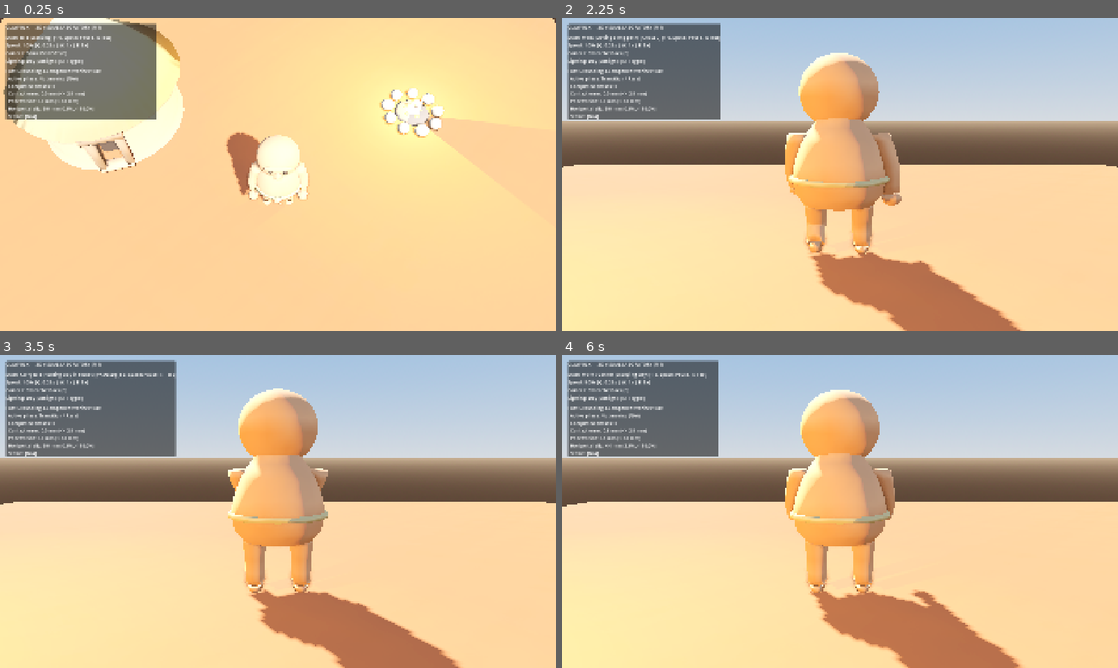
Above: before the commit, frames 1-4 (two rows, left to right).
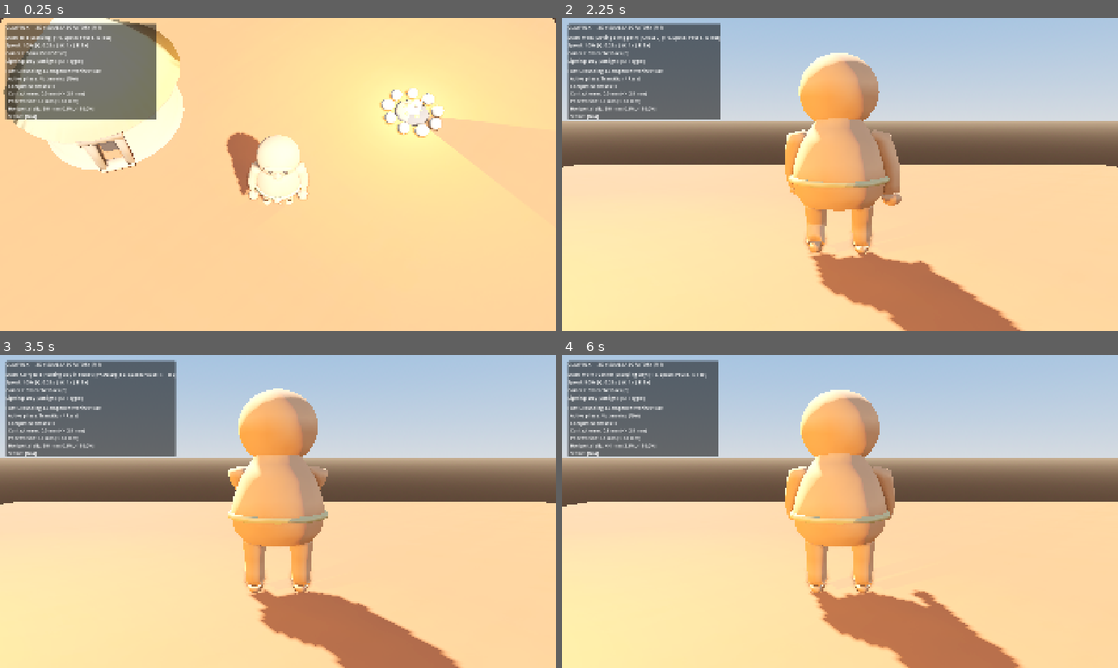
Above: after the commit, the same moments.

Repository: grisha20/clay-colonies
Game: Godot game, scene res://scenes/lab/resident_lab.tscn
Two runs of this game, one before a commit and one after it. Both use one fixed random seed, a clock stepped at 60 frames per second and the inputs below.
Inputs:
- Up to frame 1 (0.25 s): no input
- Up to frame 2 (2.25 s): tap Enter at 0.5, 2 s; hold D 0.53-1.28 s; tap 1 at 0.6 s; tap Space at 0.77, 1.25, 1.52 s; hold S 1.28-2.03 s; tap 2 at 1.35 s; hold D from 2.03 s (still down); tap 3 at 2.1 s
- Up to frame 3 (3.5 s): tap Space at 2.75, 3.02 s; release D at 2.78 s; hold W from 2.78 s (still down); tap 4 at 2.85 s
- Up to frame 4 (6 s): tap Enter at 3.5 s; release W at 3.53 s; hold A 3.53-5.03 s; tap 5 at 3.6 s; tap Space at 3.77, 4.52, 5 s; tap 6 at 4.35 s; hold S 5.03-5.78 s; tap Q at 5.1 s; hold D from 5.78 s (still down); tap E at 5.85 s

The runs differ from the first frame. In frame 1, less than 0.1% of the frame differs, in the area x 44-55%, y 45-50%; in frame 2, less than 0.1%; in frame 3, 0.1%, in the area x 41-62%, y 35-79%; in frame 4, less than 0.1%.

Commit message:
fix(godot-m1): исправить положение груза и позу рук при переноске, скруглить плечи и добавить 9-ю стадию rigor-теста

Diff:
--- a/godot/scripts/actors/lab_resident.gd
+++ b/godot/scripts/actors/lab_resident.gd
@@ -55,6 +55,7 @@
 var test_elevated_mode: bool = false # Negative test: elevated above ground
 var test_penetrated_mode: bool = false # Negative test: ground penetration
 var test_neutral_bone_mode: bool = false # Negative test: simulated unweighted / frozen legs
+var test_submerged_cargo_mode: bool = false # Negative test: cargo buried inside torso
 var turnaround_in_progress: bool = false
 
 # Foot tracking indices
@@ -510,3 +511,50 @@
 		"all_passed": all_stances_passed,
 		"status": current_grounding_status
 	}
+
+func set_test_submerged_cargo(enable: bool) -> void:
+	test_submerged_cargo_mode = enable
+	if cargo_prop:
+		if enable:
+			# Artificially push cargo deep inside torso (-0.25 m in socket space)
+			cargo_prop.position = Vector3(0, 0, -0.25)
+		else:
+			cargo_prop.position = Vector3.ZERO
+
+func check_cargo_clearance() -> Dictionary:
+	if not cargo_prop or not cargo_prop.visible or not skeleton:
+		return {"valid": false, "reason": "Cargo prop missing or invisible", "clearance_mm": 0.0}
+
+	var cargo_bone_idx = skeleton.find_bone("Socket_Cargo")
+	if cargo_bone_idx < 0:
+		return {"valid": false, "reason": "Socket_Cargo bone not found", "clearance_mm": 0.0}
+
+	var cargo_pose = skeleton.get_bone_global_pose(cargo_bone_idx)
+	# In Godot model space: +Z is forward, +Y is height.
+	# Torso front surface at chest level (Y ~ 0.70-0.85) is at Z ~ +0.336 m.
+	var local_cargo_z = cargo_pose.origin.z + cargo_prop.position.z
+	var torso_belly_front_z = 0.336
+	var clearance_m = local_cargo_z - torso_belly_front_z
+	var clearance_mm = clearance_m * 1000.0
+
+	var idx_hand_l = skeleton.find_bone("Hand.L")
+	var idx_hand_r = skeleton.find_bone("Hand.R")
+	var hand_l_pose = skeleton.get_bone_global_pose(idx_hand_l) if idx_hand_l >= 0 else Transform3D.IDENTITY
+	var hand_r_pose = skeleton.get_bone_global_pose(idx_hand_r) if idx_hand_r >= 0 else Transform3D.IDENTITY
+
+	var hands_flank = (hand_l_pose.origin.x < -0.10 and hand_r_pose.origin.x > 0.10)
+	var hands_in_front = (hand_l_pose.origin.z >= torso_belly_front_z and hand_r_pose.origin.z >= torso_belly_front_z)
+
+	var is_clear = (clearance_mm >= 50.0) and hands_flank and hands_in_front
+	var reason = "OK" if is_clear else ("Submerged (clearance %.1f mm)" % clearance_mm if clearance_mm < 50.0 else "Hands misaligned")
+
+	return {
+		"valid": is_clear,
+		"reason": reason,
+		"local_cargo_z": local_cargo_z,
+		"clearance_mm": clearance_mm,
+		"hand_l_x": hand_l_pose.origin.x,
+		"hand_r_x": hand_r_pose.origin.x,
+		"hand_l_z": hand_l_pose.origin.z,
+		"hand_r_z": hand_r_pose.origin.z
+	}
--- a/godot/scripts/lab/resident_lab.gd
+++ b/godot/scripts/lab/resident_lab.gd
@@ -356,26 +356,38 @@
 			set_resident_state(LabResident.AnimState.WALK_MOVE)
 			set_playback_speed(1.0)
 			_apply_camera_angle(ViewAngle.CHARACTER_BACK)
-	elif t < 26.5:
-		# Stage 7: Carry Walk with socket cargo, Left Profile, 0.25x SLOW-MOTION
+	elif t < 25.0:
+		# Stage 7: Carry Idle, Character Front view (Hands clasping cargo, no torso clipping)
+		if resident.current_state != LabResident.AnimState.CARRY_IDLE or current_view != ViewAngle.CHARACTER_FRONT or resident.speed_scale != 1.0:
+			set_resident_state(LabResident.AnimState.CARRY_IDLE)
+			set_playback_speed(1.0)
+			_apply_camera_angle(ViewAngle.CHARACTER_FRONT)
+	elif t < 28.0:
+		# Stage 8: Carry Idle, Left Profile view (Forward cargo clearance & arm profile)
+		if resident.current_state != LabResident.AnimState.CARRY_IDLE or current_view != ViewAngle.CHARACTER_LEFT_PROFILE or resident.speed_scale != 1.0:
+			set_resident_state(LabResident.AnimState.CARRY_IDLE)
+			set_playback_speed(1.0)
+			_apply_camera_angle(ViewAngle.CHARACTER_LEFT_PROFILE)
+	elif t < 32.5:
+		# Stage 9: Carry Walk with socket cargo, Left Profile, 0.25x SLOW-MOTION
 		if resident.current_state != LabResident.AnimState.CARRY_WALK or current_view != ViewAngle.CHARACTER_LEFT_PROFILE or resident.speed_scale != 0.25:
 			set_resident_state(LabResident.AnimState.CARRY_WALK)
 			set_playback_speed(0.25)
 			_apply_camera_angle(ViewAngle.CHARACTER_LEFT_PROFILE)
-	elif t < 30.5:
-		# Stage 8: Carry Walk with socket cargo, Game View, 1.0x
+	elif t < 36.5:
+		# Stage 10: Carry Walk with socket cargo, Game View, 1.0x
 		if current_view != ViewAngle.GAME_VIEW or resident.speed_scale != 1.0:
 			set_resident_state(LabResident.AnimState.CARRY_WALK)
 			set_playback_speed(1.0)
 			_apply_camera_angle(ViewAngle.GAME_VIEW)
-	elif t < 34.5:
-		# Stage 9: Work / Gather clay, Game View, 1.0x
+	elif t < 40.5:
+		# Stage 11: Work / Gather clay, Game View, 1.0x
 		if resident.current_state != LabResident.AnimState.WORK_GATHER or current_view != ViewAngle.GAME_VIEW or resident.speed_scale != 1.0:
 			set_resident_state(LabResident.AnimState.WORK_GATHER)
 			set_playback_speed(1.0)
 			_apply_camera_angle(ViewAngle.GAME_VIEW)
-	elif t < 39.5:
-		# Stage 10: Night campfire illumination with 3D flame mesh & embers
+	elif t < 45.5:
+		# Stage 12: Night campfire illumination with 3D flame mesh & embers
 		if not is_night or resident.current_state != LabResident.AnimState.IDLE or current_view != ViewAngle.GAME_VIEW or resident.speed_scale != 1.0:
 			set_resident_state(LabResident.AnimState.IDLE)
 			set_playback_speed(1.0)
@@ -532,10 +544,11 @@
 			set_resident_state(LabResident.AnimState.WALK_MOVE)
 			set_playback_speed(1.0)
 		7:
-			print("[RIGOR STAGE 7] Cargo Bone Socket Attachment Check...")
+			print("[RIGOR STAGE 7] Cargo Bone Socket Attachment & Forward Clearance Check...")
 			resident.set_test_elevated(false)
 			resident.set_test_penetrated(false)
 			resident.set_test_neutral_bone(false)
+			resident.set_test_submerged_cargo(false)
 			resident.position = Vector3(0, 0, 0)
 			set_resident_state(LabResident.AnimState.CARRY_WALK)
 		8:
@@ -543,12 +556,19 @@
 			resident.set_test_elevated(false)
 			resident.set_test_penetrated(false)
 			resident.set_test_mismatch(false)
+			resident.set_test_submerged_cargo(false)
 			resident.set_test_neutral_bone(true) # Simulate unweighted / frozen sole geometry
 			resident.position = Vector3(0, 0, 0)
 			resident.move_direction = 1.0
 			resident.reset_cumulative_metrics()
 			set_resident_state(LabResident.AnimState.WALK_MOVE)
 			set_playback_speed(1.0)
+		9:
+			print("[RIGOR STAGE 9: NEGATIVE TEST] Submerged Cargo Inside Torso Detection...")
+			resident.set_test_neutral_bone(false)
+			resident.set_test_submerged_cargo(true) # Artificially push cargo inside torso
+			resident.position = Vector3(0, 0, 0)
+			set_resident_state(LabResident.AnimState.CARRY_IDLE)
 
 func _run_rigor_test_step(_delta: float) -> void:
 	match test_rigor_stage:
@@ -632,13 +652,19 @@
 			test_rigor_timer = 0.0
 			_setup_rigor_stage(7)
 		7:
+			if test_rigor_timer < 0.5:
+				return
 			var cargo_ok = (resident.cargo_prop != null and resident.cargo_prop.visible and resident.cargo_prop.get_parent() == resident.bone_attachment_cargo)
+			var cl = resident.check_cargo_clearance()
 			print("  -> Cargo prop visible: %s | Bone parent: %s" % [str(resident.cargo_prop.visible), str(resident.cargo_prop.get_parent().name)])
-			if not cargo_ok:
-				push_error("[RIGOR TEST FAILED] Stage 7 cargo attachment invalid!")
-				get_tree().quit(1)
-				return
-			print("  -> Result: RIGOR STAGE 7 PASSED (Cargo bundle firmly mounted to Socket_Cargo)!\n")
+			print("  -> Cargo forward Z: %.3f m | Clearance: +%.1f mm | Hands: L=(%.3f, %.3f), R=(%.3f, %.3f) | Status: %s" % [
+				cl["local_cargo_z"], cl["clearance_mm"], cl["hand_l_x"], cl["hand_l_z"], cl["hand_r_x"], cl["hand_r_z"], cl["reason"]
+			])
+			if not cargo_ok or not cl["valid"]:
+				push_error("[RIGOR TEST FAILED] Stage 7 cargo attachment or forward clearance invalid: %s!" % cl["reason"])
+				get_tree().quit(1)
+				return
+			print("  -> Result: RIGOR STAGE 7 PASSED (Cargo bundle firmly mounted, clearance verified, hands flanking)!\n")
 			test_rigor_stage = 8
 			test_rigor_timer = 0.0
 			_setup_rigor_stage(8)
@@ -653,5 +679,20 @@
 				get_tree().quit(1)
 				return
 			print("  -> Result: RIGOR STAGE 8 PASSED (Successfully caught unweighted/neutral-bone frozen feet)!\n")
-			print("=== ALL 8 RIGOR VERIFICATION STAGES PASSED WITH FLYING COLORS! ===")
+			test_rigor_stage = 9
+			test_rigor_timer = 0.0
+			_setup_rigor_stage(9)
+		9:
+			if test_rigor_timer < 0.5:
+				return
+			var cl = resident.check_cargo_clearance()
+			var detected_submerged = not cl["valid"]
+			print("  -> Artificially submerged cargo clearance: %.1f mm | Detection: %s" % [cl["clearance_mm"], cl["reason"]])
+			resident.set_test_submerged_cargo(false)
+			if not detected_submerged:
+				push_error("[RIGOR TEST FAILED] Stage 9 failed to detect cargo submerged inside torso!")
+				get_tree().quit(1)
+				return
+			print("  -> Result: RIGOR STAGE 9 PASSED (Successfully detected cargo submerged inside torso)!\n")
+			print("=== ALL 9 RIGOR VERIFICATION STAGES PASSED WITH FLYING COLORS! ===")
 			get_tree().quit(0)
Binary file changed: godot/assets/models/resident.glb
Binary file changed: godot/recordings/tour_01_idle_game_view.png
Binary file changed: godot/recordings/tour_02_walk_game_view.png
Binary file changed: godot/recordings/tour_03_walk_front_view.png
Binary file changed: godot/recordings/tour_04_walk_right_profile_slowmo.png
Binary file changed: godot/recordings/tour_05_walk_left_profile_slowmo.png
Binary file changed: godot/recordings/tour_06_walk_back_view.png
Binary file added: godot/recordings/tour_07_carry_idle_front.png
Not shown, changed: godot/recordings/tour_07_carry_idle_front.png.import
Binary file removed: godot/recordings/tour_07_carry_walk_slowmo.png
Binary file added: godot/recordings/tour_08_carry_idle_profile.png
Not shown, added: godot/recordings/tour_08_carry_idle_profile.png.import
(and 15 more such lines)
